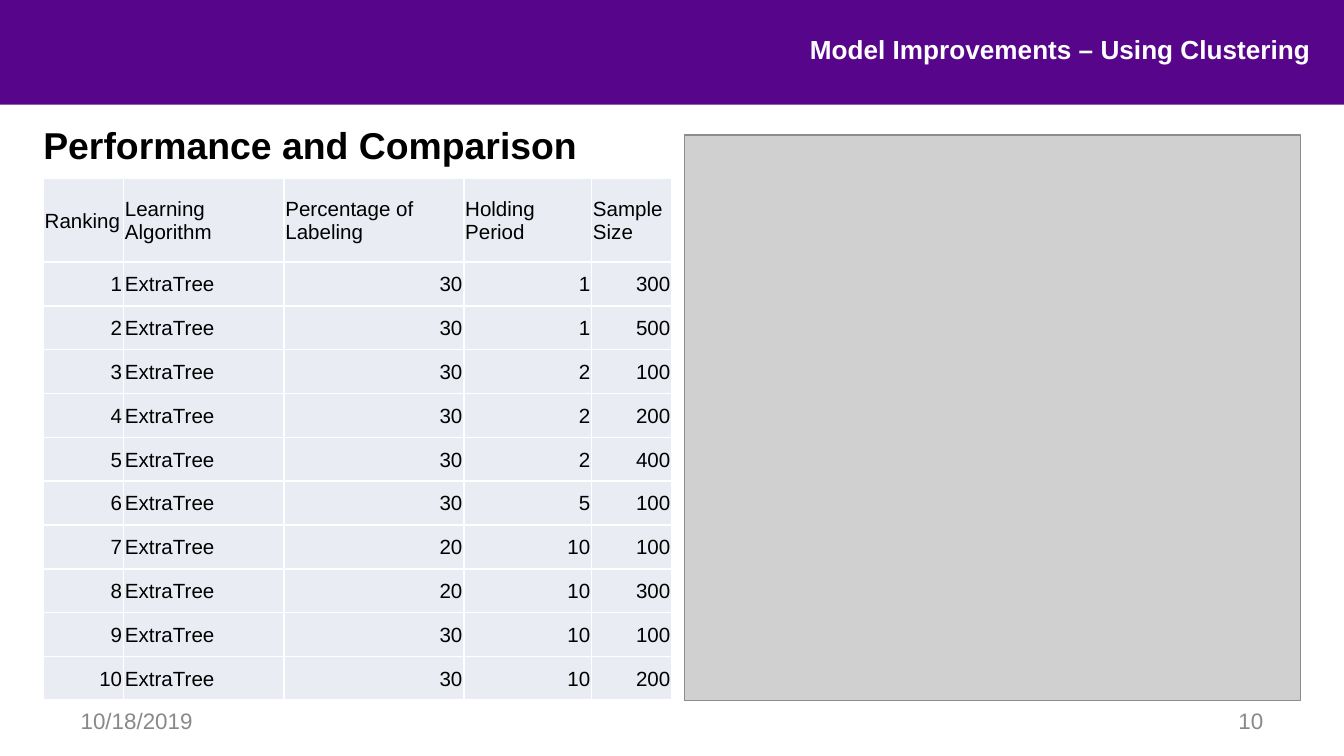
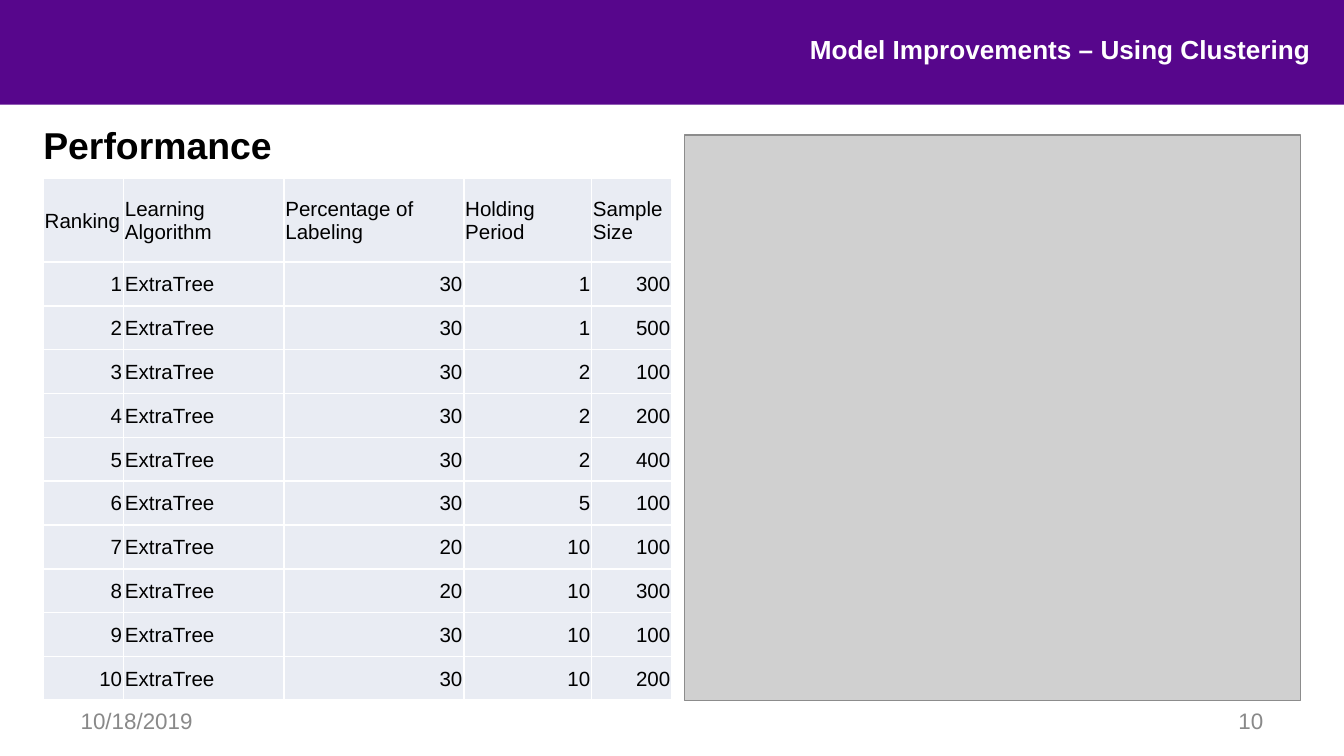
Before and after one commit to hhy845914111/NLP-Project, a slide deck: slide 10 of final_pre.pptx. Drawn at 1344x756 pixels with LibreOffice and Linux fonts; fonts in the diff are those of the drawing; grey boxes stand for pictures; background and template pictures are left out. Boxes give left, top, right and bottom in pixels: in the first picture for what was removed or moved away, otherwise in the second. Text is boxed around its words. In the diff, an @@ line names an element or a change of style, - is before the commit and + after.

```diff
--- a/final_pre.pptx
+++ b/final_pre.pptx
@@ text at box(43, 132, 271, 160): text changed @@
-Performance and Comparison
+Performance
```
Also in this commit, not shown: 5 other slides changed, 3 slides added, 18 other files.
